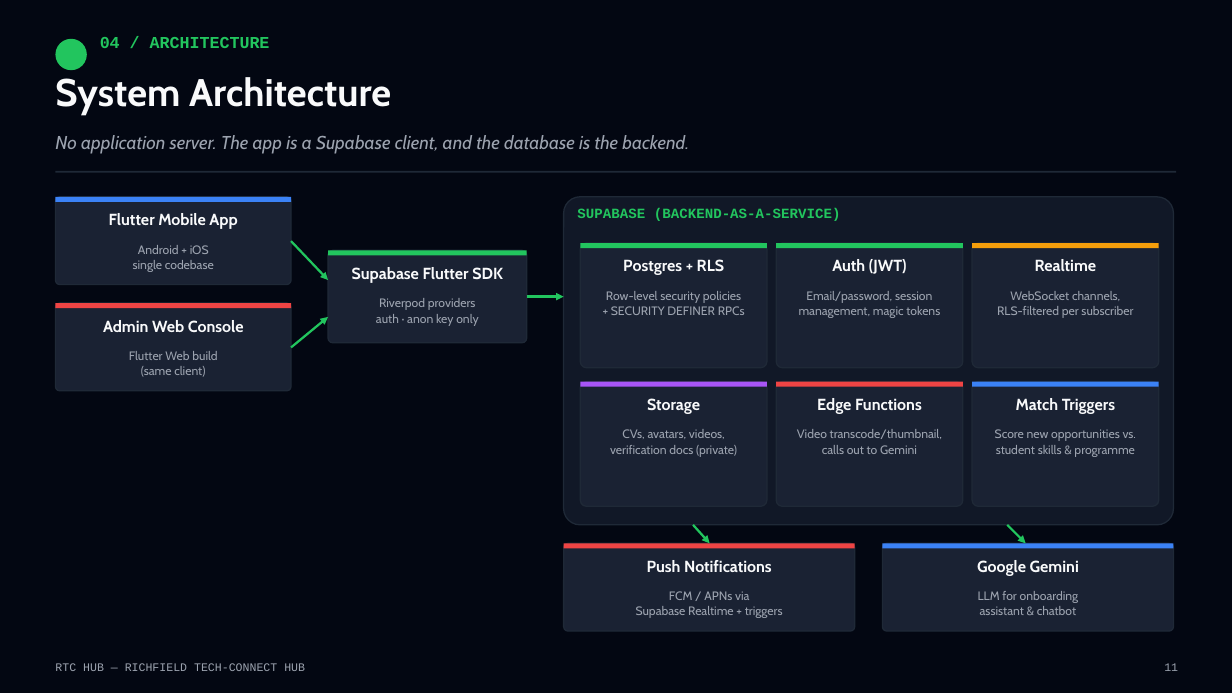
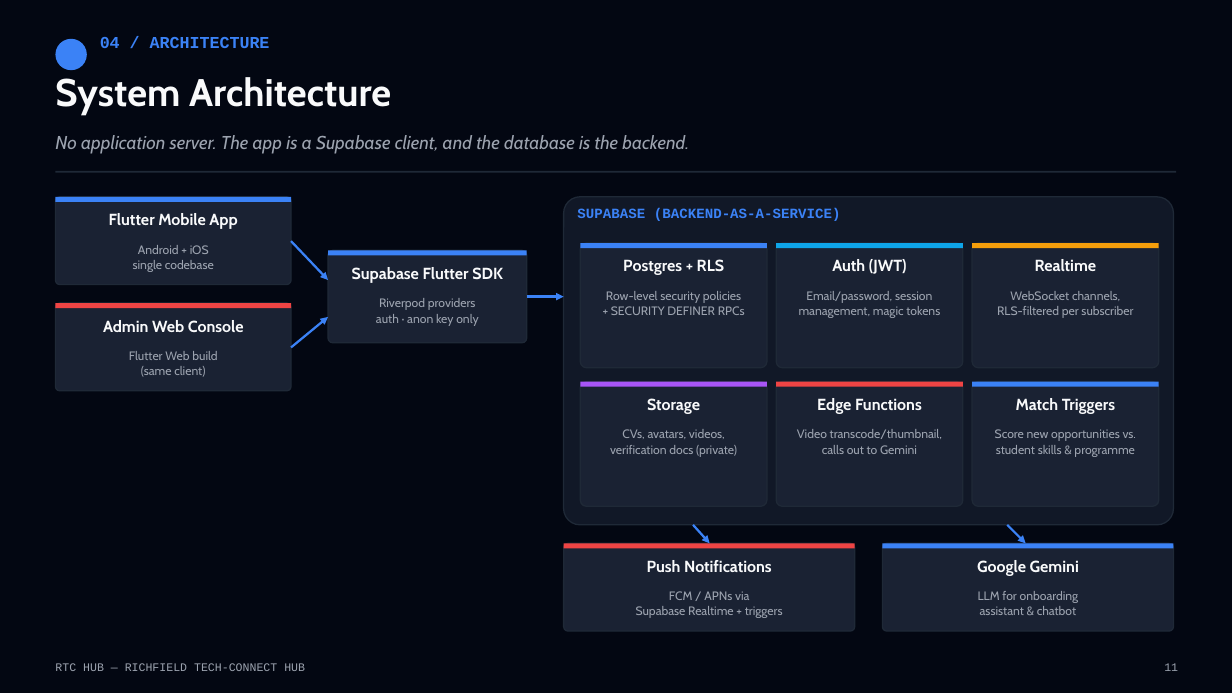
Before and after one commit to victorSam-Ehumadu/RTC-Hub, a slide deck: slide 11 of docs/RTC_Hub_Richfield_Hackathon_2026.pptx. Drawn at 1232x693 pixels with LibreOffice and Linux fonts; fonts in the diff are those of the drawing. Boxes give left, top, right and bottom in pixels: in the first picture for what was removed or moved away, otherwise in the second. Text is boxed around its words. In the diff, an @@ line names an element or a change of style, - is before the commit and + after.

```diff
--- a/docs/RTC_Hub_Richfield_Hackathon_2026.pptx
+++ b/docs/RTC_Hub_Richfield_Hackathon_2026.pptx
@@ text "04 / ARCHITECTURE" at <box>100,37,270,48</box>: text colour #22C55E to #3B82F6 @@
@@ text "SUPABASE (BACKEND-AS-A-SERVICE)" at <box>577,208,841,221</box>: text colour #22C55E to #3B82F6 @@
@@ arrow (291, 241) - (328, 280): stroke #22C55E 1.75 pt to #3B82F6 1.75 pt @@
@@ fill #22C55E to #3B82F6 in 3 elements at <box>55,39,87,70</box>, <box>328,250,527,256</box>, <box>580,243,767,249</box> @@
@@ rectangle at <box>776,243,963,249</box>: fill #22C55E to #0EA5E9 @@
@@ arrow (527, 297) - (564, 297): stroke #22C55E 1.75 pt to #3B82F6 1.75 pt @@
@@ arrow (291, 348) - (328, 317): stroke #22C55E 1.75 pt to #3B82F6 1.75 pt @@
@@ arrow (693, 525) - (710, 543): stroke #22C55E 1.75 pt to #3B82F6 1.75 pt @@
@@ arrow (1007, 525) - (1026, 543): stroke #22C55E 1.75 pt to #3B82F6 1.75 pt @@
```
Also in this commit, not shown: 27 other slides changed.
